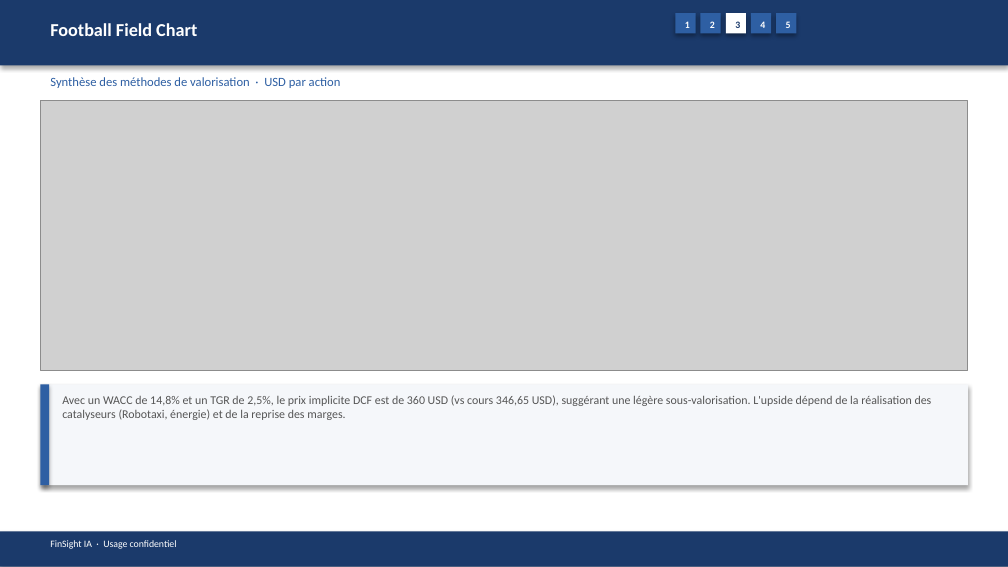
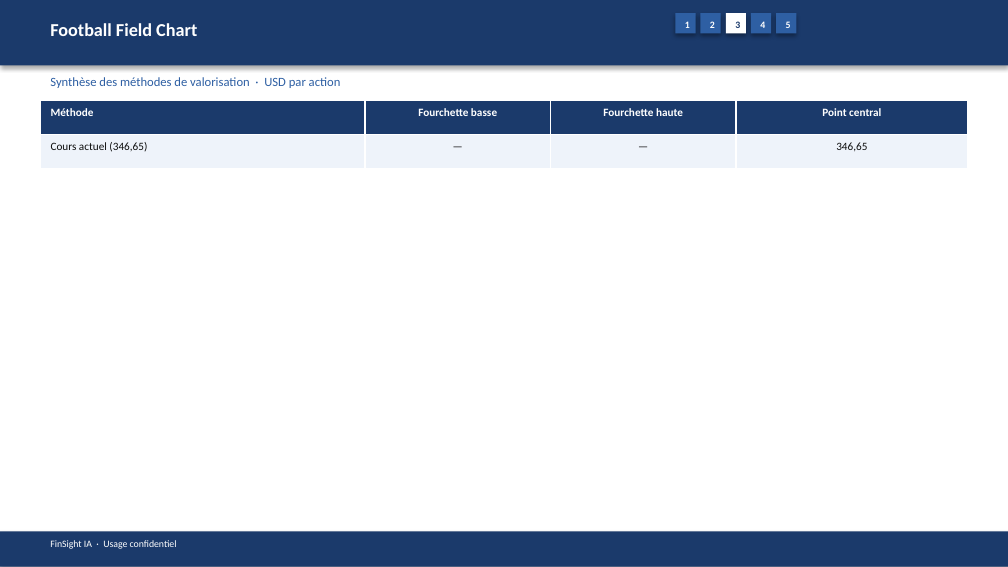
Before and after one commit to baptistejeh07-art/finsight-ia, a slide deck: slide 14 of preview/TSLA/TSLA_pitchbook.pptx. Drawn at 1008x567 pixels with LibreOffice and Linux fonts; fonts in the diff are those of the drawing; grey boxes stand for pictures. Boxes give left, top, right and bottom in pixels: in the first picture for what was removed or moved away, otherwise in the second. Text is boxed around its words. In the diff, an @@ line names an element or a change of style, - is before the commit and + after.

```diff
--- a/preview/TSLA/TSLA_pitchbook.pptx
+++ b/preview/TSLA/TSLA_pitchbook.pptx
@@ picture removed at box(40, 101, 968, 371) @@
@@ table added at box(40, 101, 968, 168), 2 rows, 4 columns @@
+Méthode | Fourchette basse | Fourchette haute | Point central
+Cours actuel (346,65) | — | — | 346,65
@@ rectangle removed at box(40, 384, 968, 485) @@
@@ rectangle removed at box(40, 384, 49, 485) @@
@@ text removed at box(62, 395, 932, 420) @@
-Avec un WACC de 14,8% et un TGR de 2,5%, le prix implicite DCF est de 360 USD (vs cours 346,65 USD), suggérant une légère sous-valorisation. L'upside dépend de la réalisation des catalyseurs (Robotaxi, énergie) et de la reprise des marges.
```
Also in this commit, not shown: 15 other slides changed, 4 other files.
